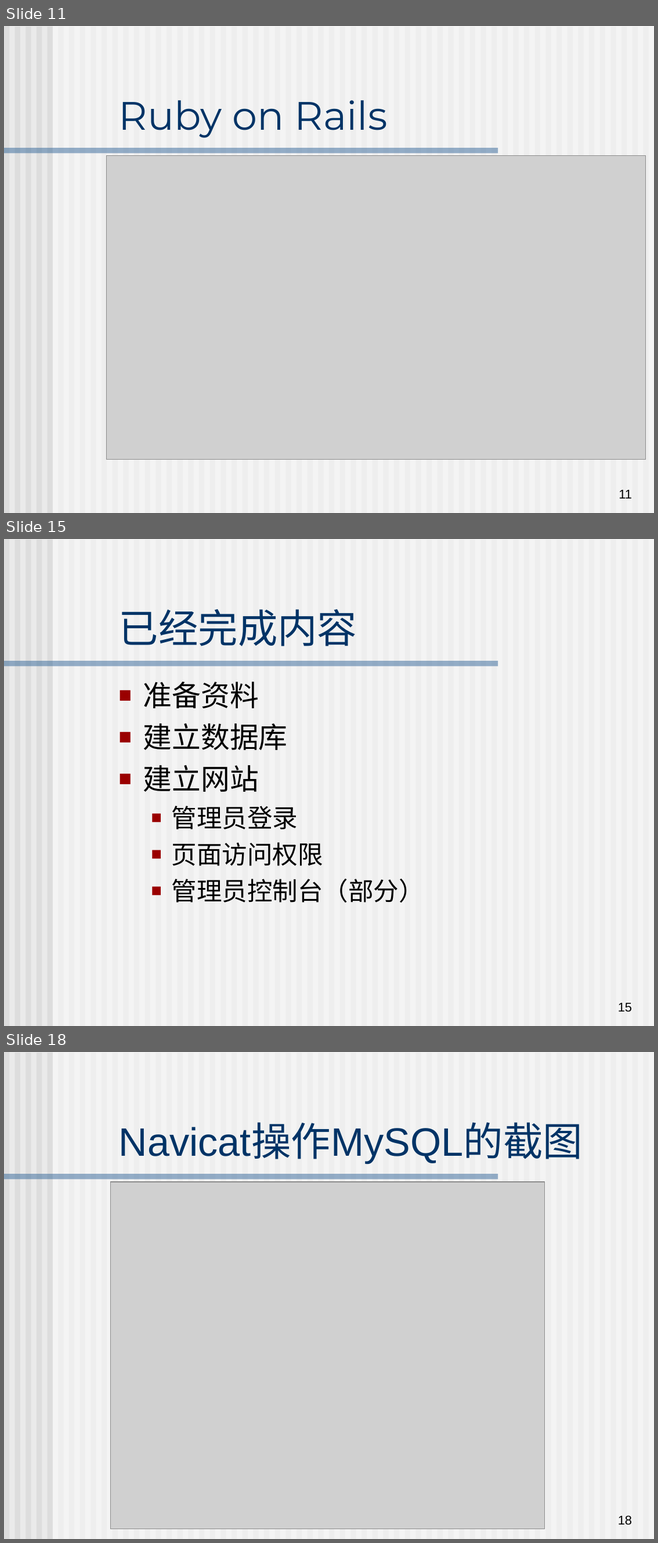
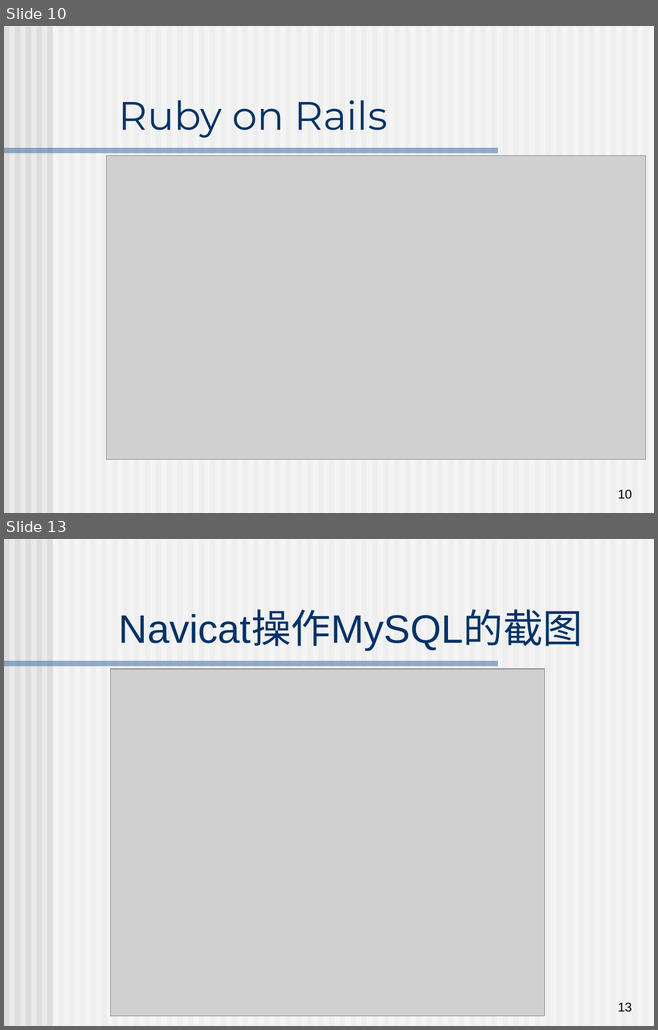
Before and after one commit to shanboli/finalprojectdocbackup, a slide deck: 1.0/梅丹毕设答辩.ppt. Shown one above the other, each under a label of ours: slides 11, 15 and 18 before the commit, slides 10 and 13 after it; the slides between them are not shown. The pictures are 658x1543 and 658x1030 pixels, drawn with LibreOffice and Linux fonts; fonts in the diff are those of the drawing; grey boxes stand for pictures; background and template pictures are left out. Boxes give left, top, right and bottom in pixels: in the first picture for what was removed or moved away, otherwise in the second. Text is boxed around its words. In the diff, an @@ line names an element or a change of style, - is before the commit and + after.

```diff
--- a/1.0/梅丹毕设答辩.ppt
+++ b/1.0/梅丹毕设答辩.ppt
@@ slide 15 removed at <box>4,539,654,1026</box>, background #EAEAEA; not listed: 62 template elements that a slide beside it also shows @@
@@ title removed at <box>119,609,357,646</box> @@
-已经完成内容
@@ text removed at <box>143,682,424,903</box> @@
-■ 准备资料
-■ 建立数据库
-■ 建立网站
-  ■ 管理员登录
-  ■ 页面访问权限
-  ■ 管理员控制台（部分）
@@ page number removed at <box>618,1003,632,1012</box> @@
-15
@@ what was slide 11 is now slide 10 @@
@@ page number at <box>618,490,632,499</box>: text changed @@
-11
+10
@@ what was slide 18 is now slide 13 @@
@@ page number at <box>618,1003,632,1012</box>: text changed @@
-18
+13
```
Also in this commit, not shown: 10 slides changed, 12 slides added, 14 other slides removed, 3 other files.
